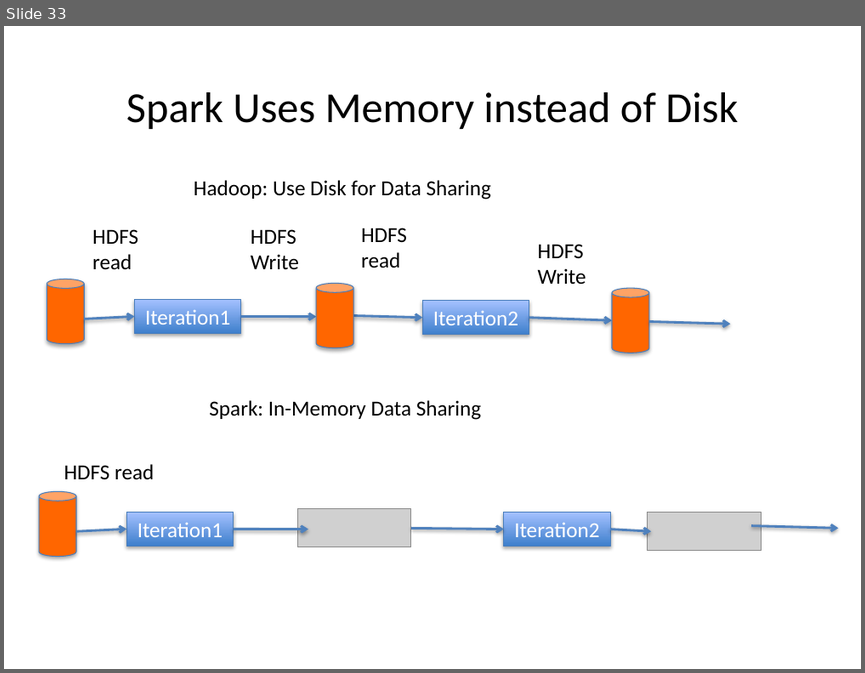
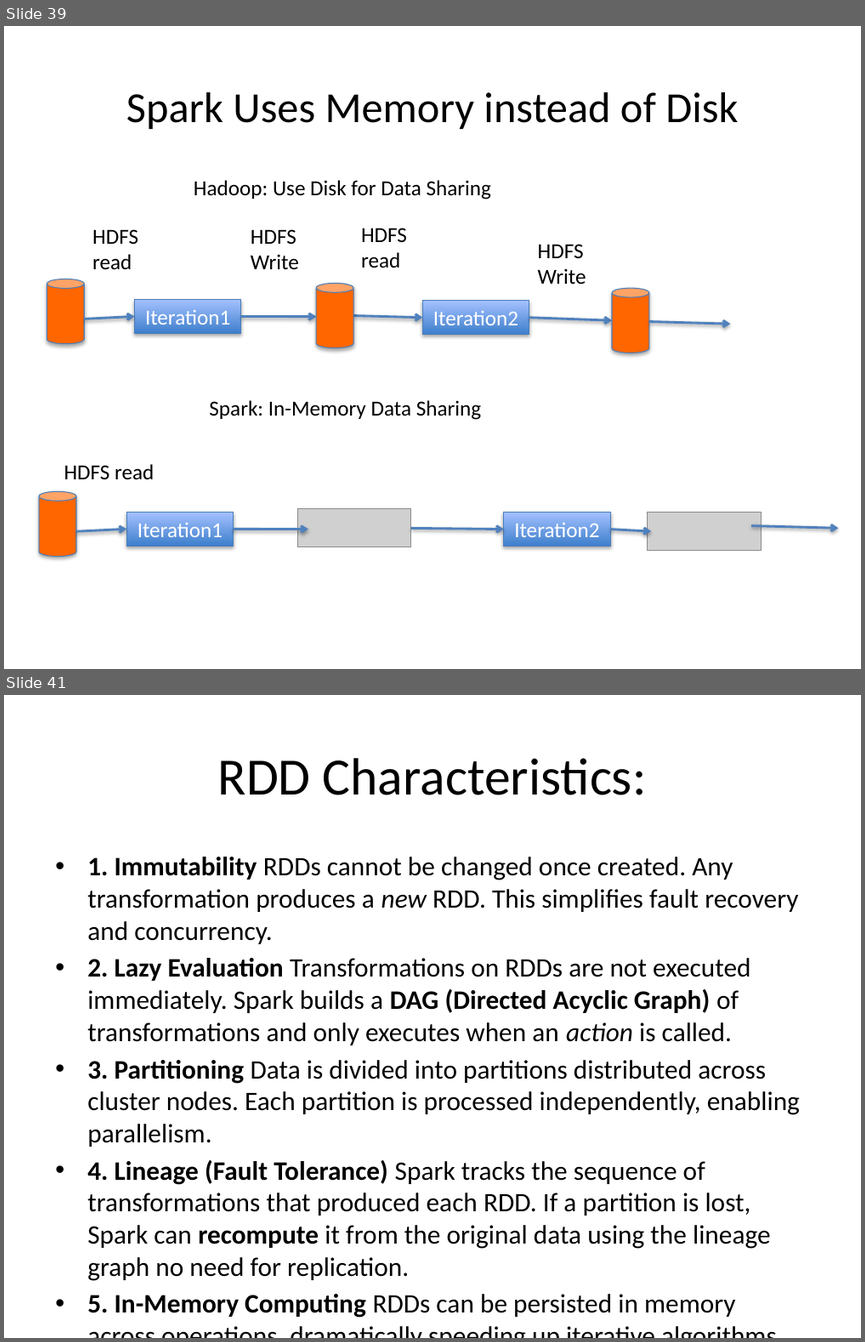
Before and after one commit to baloch838/Cloud_Computing_Lectures, a slide deck: Week 14.pptx. Shown one above the other, each under a label of ours: slide 33 before the commit, slides 39 and 41 after it; the slides between them are not shown. The pictures are 865x673 and 865x1342 pixels, drawn with LibreOffice and Linux fonts; fonts in the diff are those of the drawing; grey boxes stand for pictures. Boxes give left, top, right and bottom in pixels: in the first picture for what was removed or moved away, otherwise in the second. Text is boxed around its words. In the diff, an @@ line names an element or a change of style, - is before the commit and + after.

```diff
--- a/Week 14.pptx
+++ b/Week 14.pptx
@@ slide 41 added at (4,695,861,1338), background #FFFFFF @@
@@ title added at (218,758,647,795), 44 pt, text #000000 @@
+RDD Characteristics:
@@ text added at (87,857,800,1317), 22.4 pt, text #000000 @@
+• 1. Immutability RDDs cannot be changed once created. Any transformation produces a new RDD. This simplifies fault recovery and concurrency.
+• 2. Lazy Evaluation Transformations on RDDs are not executed immediately. Spark builds a DAG (Directed Acyclic Graph) of transformations and only executes when an action is called.
+• 3. Partitioning Data is divided into partitions distributed across cluster nodes. Each partition is processed independently, enabling parallelism.
+• 4. Lineage (Fault Tolerance) Spark tracks the sequence of transformations that produced each RDD. If a partition is lost, Spark can recompute it from the original data using the lineage graph no need for replication.
+• 5. In-Memory Computing RDDs can be persisted in memory across operations, dramatically speeding up iterative algorithms.
@@ what was slide 33 is now slide 39 @@
```
Also in this commit, not shown: 1 slide changed, 12 other slides added, 1 slide removed, 1 other file.
